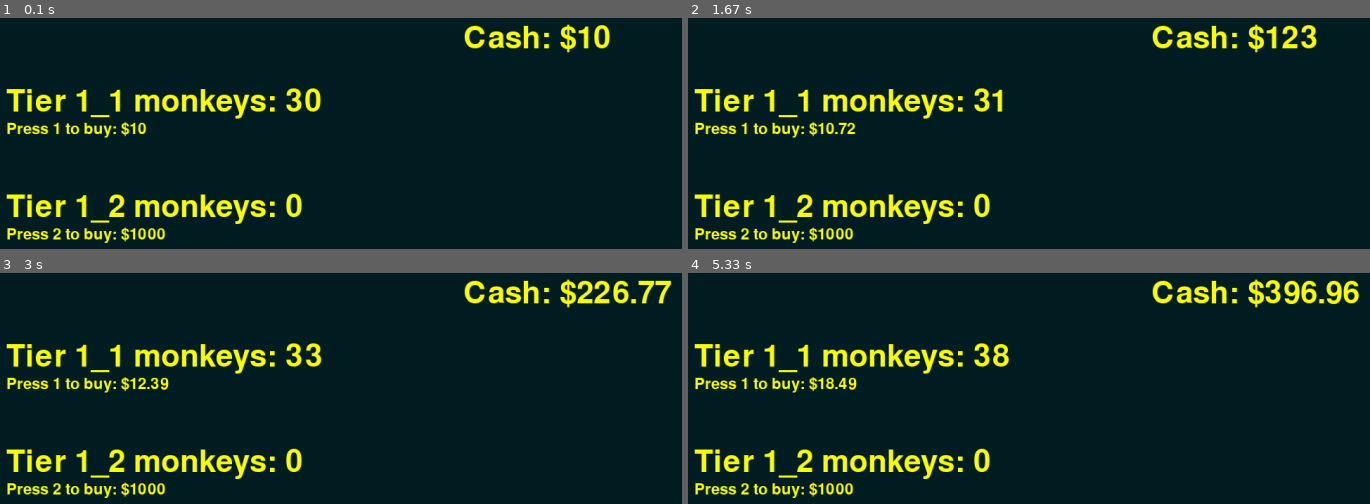
Above: before the commit, frames 1-4 (two rows, left to right).
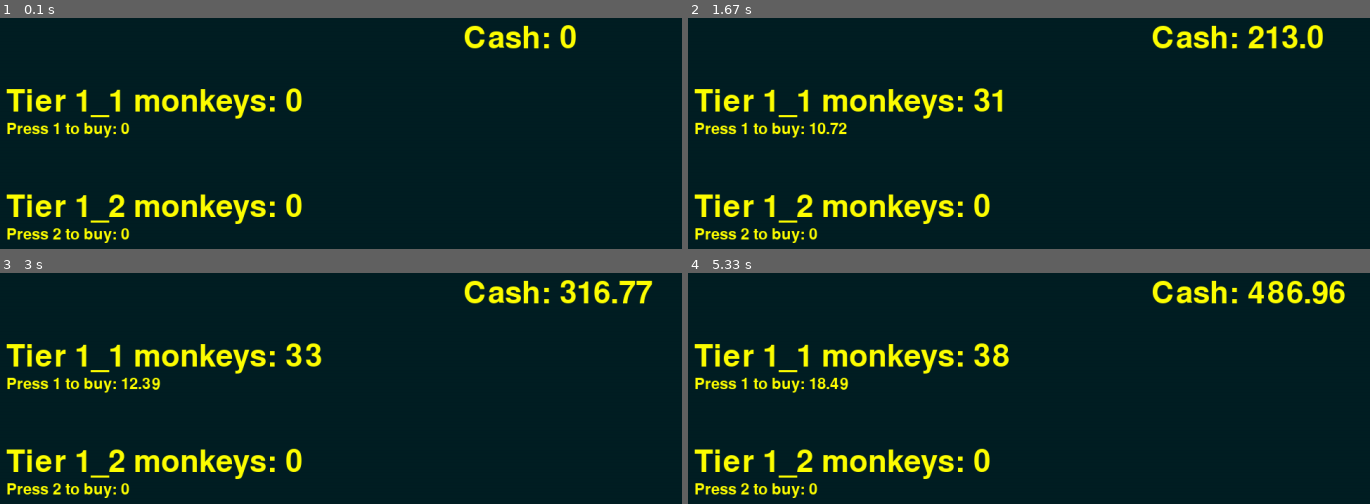
Above: after the commit, the same moments.

Repository: mvluinen/Mygame
Game: pygame game, started from main.py
The game is run twice, just before and just after one commit, with the same random seed, the same clock (stepped at 60 frames per second) and the same inputs.
Inputs:
- Up to frame 1 (0.1 s): no input
- Up to frame 2 (1.67 s): tap 1 at 0.33 s; tap 2 at 0.67 s
- Up to frame 3 (3 s): tap 1 at 2, 2.9 s
- Up to frame 4 (5.33 s): tap 1 at 3.2, 3.4, 3.7, 3.9, 4.2, 4.47, 4.8, 5.1, 5.23 s

The runs differ from the first frame. In frame 1, 1.0% of the frame differs, in the area x 17-90%, y 2-97%; in frame 2, 1.0%; in frame 3, 1.4%; in frame 4, 1.7%, in the area x 17-99%, y 2-97%.

Commit message:
Refactored text and vars

Diff:
--- a/main.py
+++ b/main.py
@@ -5,23 +5,15 @@
 
 # imports
 import pygame
+from vars import (
+   FPS,
+   BGCOLOR,
+   tick_counter,
+   cash
+)
+from textlines import text_lines
+import textlines
 
-# init
-START_CASH = 10
-START_MONKEY_1_1 = 30
-START_MONKEY_1_1_PRICE = 10
-
-START_MONKEY_1_2 = 0
-START_MONKEY_1_2_PRICE = 1000
-
-# start new save
-cash = START_CASH
-monkey_1_1 = START_MONKEY_1_1
-monkey_1_1_price = START_MONKEY_1_1_PRICE
-monkey_1_1_last_tick = 0
-monkey_1_2 = START_MONKEY_1_2
-monkey_1_2_price = START_MONKEY_1_2_PRICE
-monkey_1_2_last_tick = 0
 
 # set up pygame
 pygame.init()
@@ -29,27 +21,32 @@
 clock = pygame.time.Clock()
 running = True
 
-# constants
-FPS = 30
-TEXT_COLOR = "#FFFF00"
-BGCOLOR = "#001f24"
-FONT_1 = pygame.font.Font(None, 64)
-FONT_2 = pygame.font.Font(None, 32)
 
-# vars
-tick = 1
+class Monkey:
+    def __init__(self, prestige, tier, price, amount=0, last_tick=0):
+        self.prestige = prestige
+        self.tier = tier
+        self.price = price
+        self.amount = amount
+        self.last_tick = last_tick
+        self.name = f"monkey_{prestige}_{tier}"
+        self.head = f"{self.name}_head"
+        self.buy = f"{self.name}_buy"
 
 
+monkey_1_1 = Monkey(1,  1,  1e1,    30)
+monkey_1_2 = Monkey(1,  2,  1e3,)
+monkey_1_3 = Monkey(1,  3,  1e6,)
+monkey_1_4 = Monkey(1,  4,  1e9,)
+monkey_1_5 = Monkey(1,  5,  1e12,)
 
+# print(f"monkey amount 1.1 = {monkey_1_1.amount}")
 
-def text_out(text_line):
-    text = texts[text_line]['text']
-    position = texts[text_line]['position']
-    font_size = texts[text_line]['font_size']
-    output = (pygame.font.Font(None, font_size)
-              .render(text, True, TEXT_COLOR)
-              )
-    screen.blit(output, position)
+def text_out(line):
+    screen.blit(
+        pygame.font.Font(None, line.font_size)
+        .render(line.output, True, line.color),
+        line.position)
     return
 
 
@@ -62,55 +59,55 @@
     # fill the screen with a color to wipe away anything from last frame
     screen.fill(BGCOLOR)
 
-    texts = {
-        'cash': {'text': f"Cash: ${cash}",
-                 'position': (750, 10),
-                 'font_size': 64},
-        'monkey1_1': {'text': f"Tier 1_1 monkeys: {monkey_1_1}",
-                      'position': (100, 100),
-                      'font_size': 64},
-        'monkey1_1_buy': {'text': f"Press 1 to buy: ${monkey_1_1_price}",
-                          'position': (100, 150),
-                          'font_size': 32},
-        'monkey1_2': {'text': f"Tier 1_2 monkeys: {monkey_1_2}",
-                      'position': (100, 250),
-                      'font_size': 64},
-        'monkey1_2_buy': {'text': f"Press 2 to buy: ${monkey_1_2_price}",
-                          'position': (100, 300),
-                          'font_size': 32},
-            }
-
-    for line in texts:
-        text_out(line)
+    for line in text_lines:
+        text_out(line.get_class())
 
     # interaction by player
     keys = pygame.key.get_pressed()
     if keys[pygame.K_1]:
         # check money and buy delay of 10 ticks
-        if cash > monkey_1_1_price and tick - 10 > monkey_1_1_last_tick:
-            monkey_1_1 += 1
-            cash = round(cash - monkey_1_1_price, 2)
-            monkey_1_1_price = round(pow(monkey_1_1_price, 1.03), 2)
-            monkey_1_1_last_tick = tick
+        if (cash > monkey_1_1.price and
+            tick_counter - 10 > monkey_1_1.last_tick):
+
+            monkey_1_1.amount += 1
+            textlines.Monkey1_1_head.set_output(monkey_1_1.amount)
+
+            cash = round(cash - monkey_1_1.price, 2)
+            textlines.Cash.set_output(cash)
+
+            monkey_1_1.price = round(pow(monkey_1_1.price, 1.03), 2)
+            textlines.Monkey1_1_buy.set_output(monkey_1_1.price)
+            monkey_1_1.last_tick = tick_counter
 
     if keys[pygame.K_2]:
-        if cash > monkey_1_2_price and tick - 10 > monkey_1_2_last_tick:
-            monkey_1_2 += 1
-            cash = round(cash - monkey_1_2_price, 2)
-            monkey_1_2_price = round(pow(monkey_1_2_price, 1.03), 2)
-            monkey_1_2_last_tick = tick
+        # check money and buy delay of 10 ticks
+        if (cash > monkey_1_2.price and
+            tick_counter - 10 > monkey_1_2.last_tick):
+
+            monkey_1_2.amount += 1
+            textlines.Monkey1_2_head.set_output(monkey_1_2.amount)
+
+            cash = round(cash - monkey_1_2.price, 2)
+            textlines.Cash.set_output(cash)
+
+            monkey_1_2.price = round(pow(monkey_1_2.price, 1.03), 2)
+            textlines.Monkey1_2_buy.set_output(monkey_1_2.price)
+            monkey_1_2.last_tick = tick_counter
 
     # calc next tick
-    if tick % 15 == 0:
-        monkey_1_1 = round(monkey_1_1 + monkey_1_2, 0)
-    if tick % 10 == 0:
-        cash = round(cash + monkey_1_1, 2)
+    if tick_counter % 15 == 0:
+        monkey_1_1.amount = round(monkey_1_1.amount + monkey_1_2.amount, 0)
+        textlines.Monkey1_1_head.set_output(monkey_1_1.amount)
+    if tick_counter % 10 == 0:
+        cash = round(cash + monkey_1_1.amount, 2)
+        textlines.Cash.set_output(cash)
 
     # flip() the display to put your work on screen
     pygame.display.flip()
 
     # limits FPS to fps
     clock.tick(FPS)
-    tick += 1
+    tick_counter += 1
 
+# print(textlines.Cash.get_class().output)
 pygame.quit()
--- a/pygame_example.py
+++ /dev/null
@@ -1,43 +0,0 @@
-# Example file showing a circle moving on screen
-import pygame
-
-# pygame setup
-pygame.init()
-screen = pygame.display.set_mode((1280, 720))
-clock = pygame.time.Clock()
-running = True
-dt = 0
-
-player_pos = pygame.Vector2(screen.get_width() / 2, screen.get_height() / 2)
-
-while running:
-    # poll for events
-    # pygame.QUIT event means the user clicked X to close your window
-    for event in pygame.event.get():
-        if event.type == pygame.QUIT:
-            running = False
-
-    # fill the screen with a color to wipe away anything from last frame
-    screen.fill("purple")
-
-    pygame.draw.circle(screen, "red", player_pos, 40)
-
-    keys = pygame.key.get_pressed()
-    if keys[pygame.K_w]:
-        player_pos.y -= 300 * dt
-    if keys[pygame.K_s]:
-        player_pos.y += 300 * dt
-    if keys[pygame.K_a]:
-        player_pos.x -= 300 * dt
-    if keys[pygame.K_d]:
-        player_pos.x += 300 * dt
-
-    # flip() the display to put your work on screen
-    pygame.display.flip()
-
-    # limits FPS to 60
-    # dt is delta time in seconds since last frame, used for framerate-
-    # independent physics.
-    dt = clock.tick(60) / 1000
-
-pygame.quit()
--- /dev/null
+++ b/scoresheet.py
@@ -0,0 +1 @@
+'''store monkey classes and their current amounts here + cash'''
--- /dev/null
+++ b/textlines.py
@@ -0,0 +1,53 @@
+from vars import TEXT_COLOR
+
+text_lines = []
+
+
+class Texts:
+    def __init__(self, text, position, font_size, color=TEXT_COLOR, output=""):
+        self.text = text
+        self.position = position
+        self.font_size = font_size
+        self.color = color
+        self.output = output
+        text_lines.append(self)
+
+    def set_output(self, var):
+        self.output = self.text + str(var)
+
+    def get_class(self, var=None):
+        '''Returns copy of class, optional: with the current value inserted'''
+        Tempclass = self
+        if var is not None:
+            Tempclass.set_output(var)
+        return Tempclass
+
+
+Cash = Texts("Cash: ",
+             (750, 10),  # pos X,Y
+             64,)  # size, 'colorhex'
+
+Monkey1_1_head = Texts("Tier 1_1 monkeys: ",
+                       (100, 100),  # pos X,Y
+                       64,)  # size, 'colorhex'
+
+Monkey1_1_buy = Texts("Press 1 to buy: ",
+                      (100, 150),  # pos X,Y
+                      32,)  # size, 'colorhex'
+
+Monkey1_2_head = Texts("Tier 1_2 monkeys: ",
+                       (100, 250),  # pos X,Y
+                       64,)  # size, 'colorhex'
+
+Monkey1_2_buy = Texts("Press 2 to buy: ",
+                      (100, 300),  # pos X,Y
+                      32,)  # size, 'colorhex'
+
+for line in text_lines:
+    line.set_output(0)
+
+
+if __name__ == '__main__':
+    print(f'lines stored: {len(text_lines)}')
+    print(Cash.output)
+    print(Cash.get_class(5).output)
--- /dev/null
+++ b/vars.py
@@ -0,0 +1,8 @@
+# constants
+FPS = 30
+TEXT_COLOR = "#FFFF00"
+BGCOLOR = "#001f24"
+
+# starting values of vars
+tick_counter = 1
+cash = 100
Empty file removed: init/monkeys.py
Empty file removed: init/newsave.xml
Empty file removed: modules/screen.py
Empty file removed: modules/tick.py
Not shown, added: .gitignore
